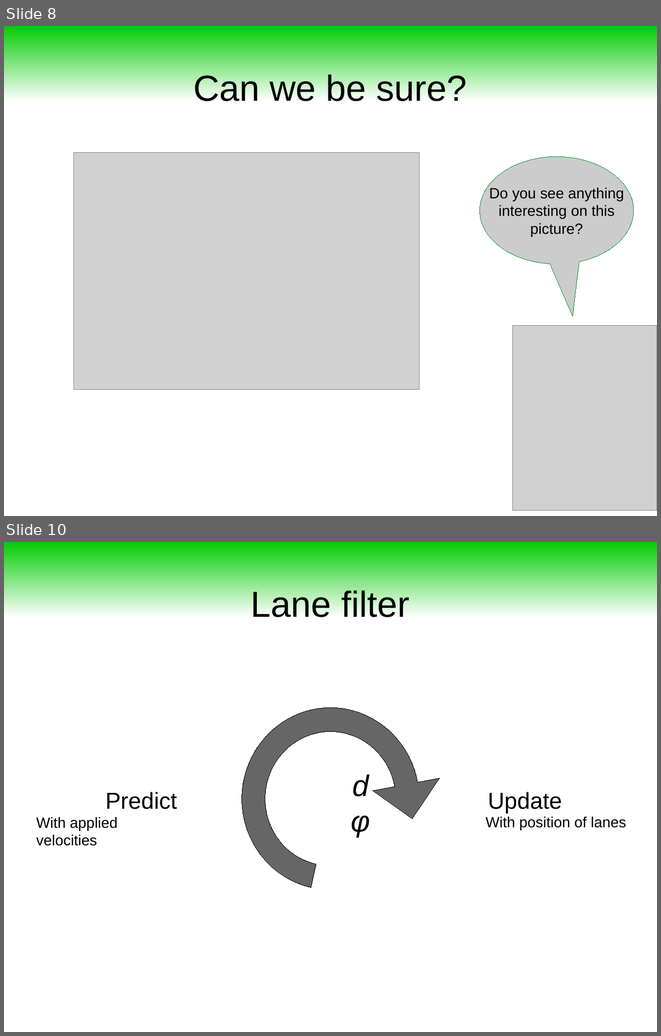
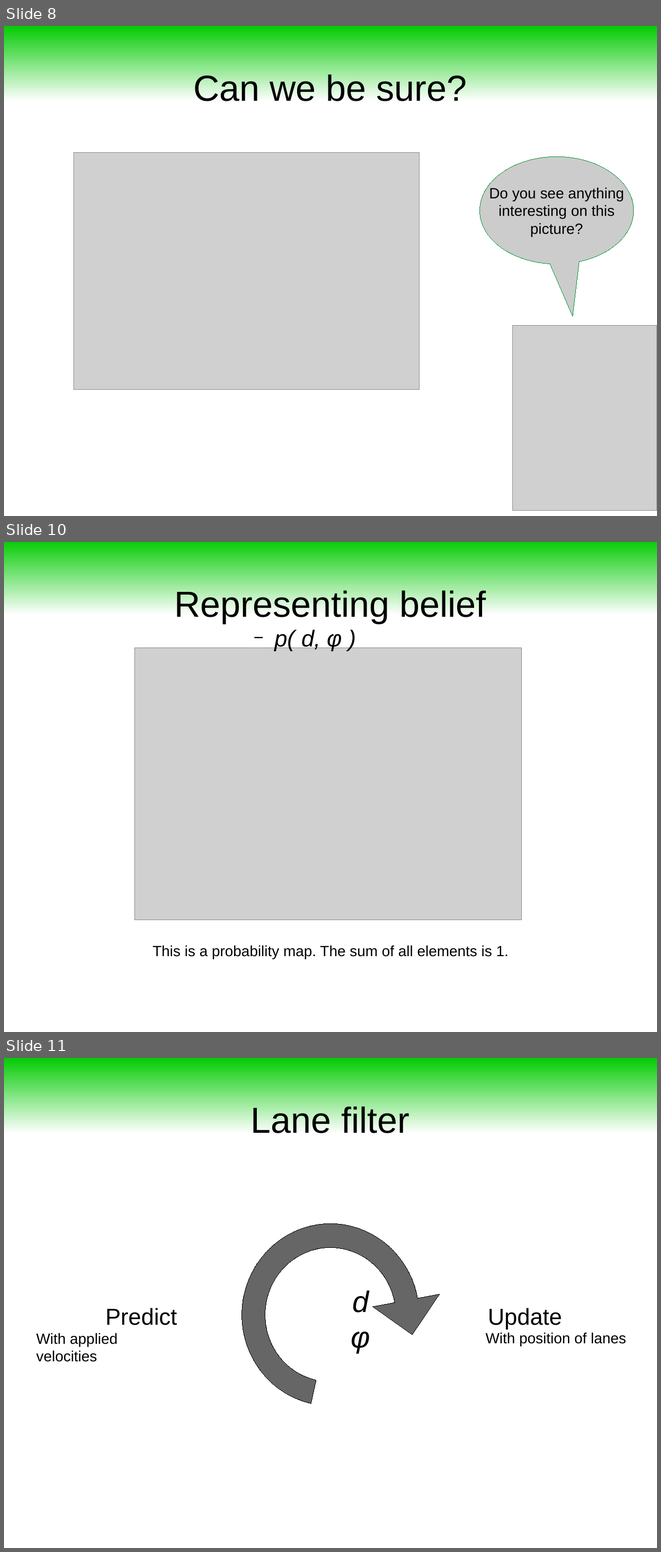
Before and after one commit to maivincent/MISE_presentations, a slide deck: step2_3_Lane_filter.odp. Shown one above the other, each under a label of ours: slides 8 and 10 before the commit, slides 8, 10 and 11 after it; the slides between them are not shown. The pictures are 661x1036 and 661x1552 pixels, drawn with LibreOffice and Linux fonts; fonts in the diff are those of the drawing; grey boxes stand for pictures. Boxes give left, top, right and bottom in pixels: in the first picture for what was removed or moved away, otherwise in the second. Text is boxed around its words. In the diff, an @@ line names an element or a change of style, - is before the commit and + after.

```diff
--- a/step2_3_Lane_filter.odp
+++ b/step2_3_Lane_filter.odp
@@ slide 10 added at box(4, 542, 657, 1032), background #FFFFFF @@
@@ rectangle added at box(4, 542, 657, 614), fill gradient #00CC00 @@
@@ title added at box(174, 590, 486, 623), 44 pt, text #000000 @@
+Representing belief
@@ text added at box(274, 629, 342, 651), 28 pt, text #000000, italic @@
+  − p( d, φ )
@@ picture added at box(134, 648, 522, 920) @@
@@ text added at box(152, 945, 509, 959), 18 pt, text #000000 @@
+This is a probability map. The sum of all elements is 1.
@@ what was slide 10 is now slide 11 @@
```
Also in this commit, not shown: 1 slide changed, 3 other slides added, 1 slide removed, 1 other file.
